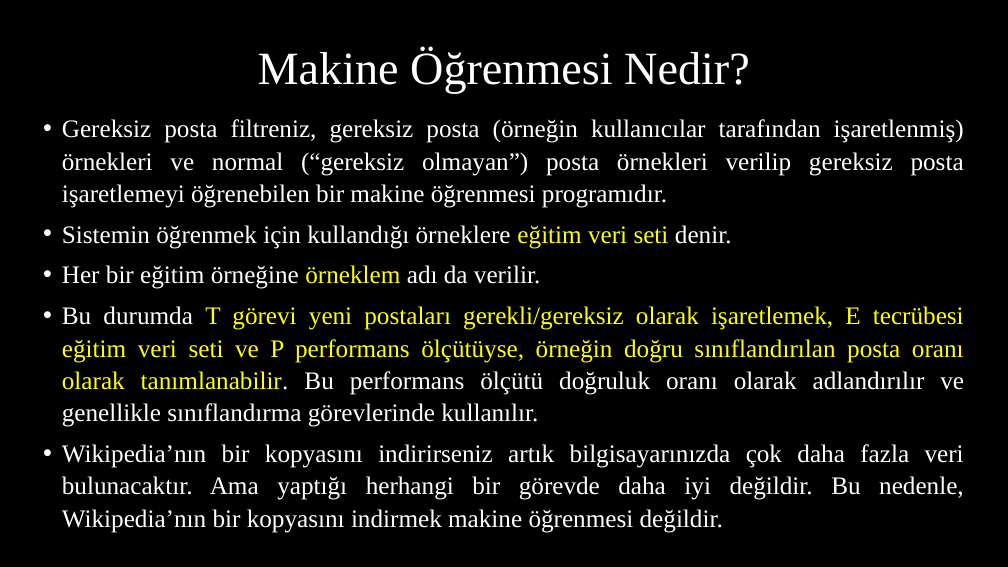
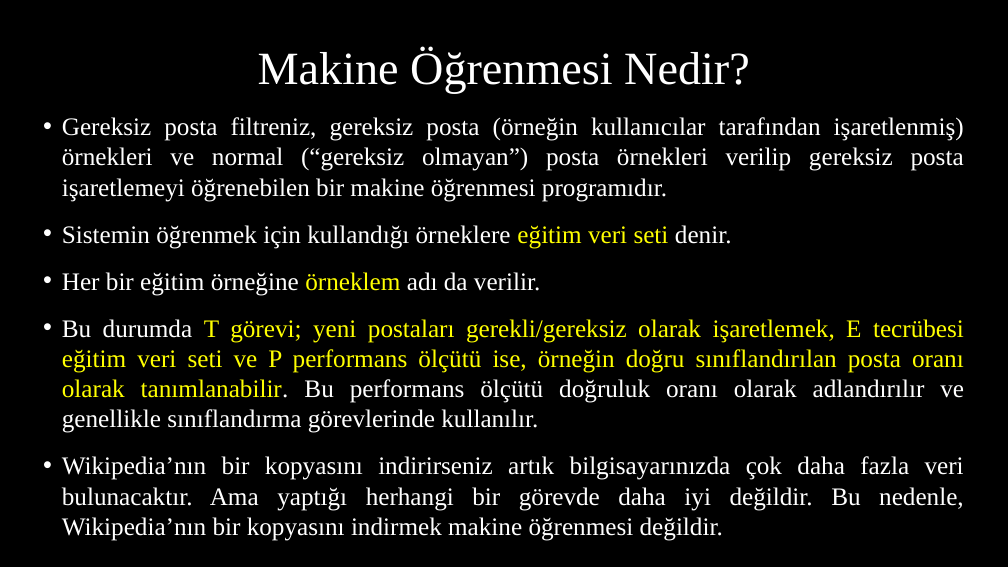
Before and after one commit to akaraci/Makine-Ogrenmesi, a slide deck: slide 22 of Sunular/MÖT-Hafta-1.pptx. Drawn at 1008x567 pixels with LibreOffice and Linux fonts; fonts in the diff are those of the drawing. Boxes give left, top, right and bottom in pixels: in the first picture for what was removed or moved away, otherwise in the second. Text is boxed around its words. In the diff, an @@ line names an element or a change of style, - is before the commit and + after.

```diff
--- a/Sunular/MÖT-Hafta-1.pptx
+++ b/Sunular/MÖT-Hafta-1.pptx
@@ text at <box>62,117,964,541</box>: line spacing 1.07 to 1; more space between paragraphs @@
@@ text at <box>62,319,964,433</box>: text changed @@
-• Bu durumda T görevi yeni postaları gerekli/gereksiz olarak işaretlemek, E tecrübesi eğitim veri seti ve P performans ölçütüyse, örneğin doğru sınıflandırılan posta oranı olarak tanımlanabilir. Bu performans ölçütü doğruluk oranı olarak adlandırılır ve genellikle sınıflandırma görevlerinde kullanılır.
+• Bu durumda T görevi; yeni postaları gerekli/gereksiz olarak işaretlemek, E tecrübesi eğitim veri seti ve P performans ölçütü ise, örneğin doğru sınıflandırılan posta oranı olarak tanımlanabilir. Bu performans ölçütü doğruluk oranı olarak adlandırılır ve genellikle sınıflandırma görevlerinde kullanılır.
```
Also in this commit, not shown: 14 other slides changed.
